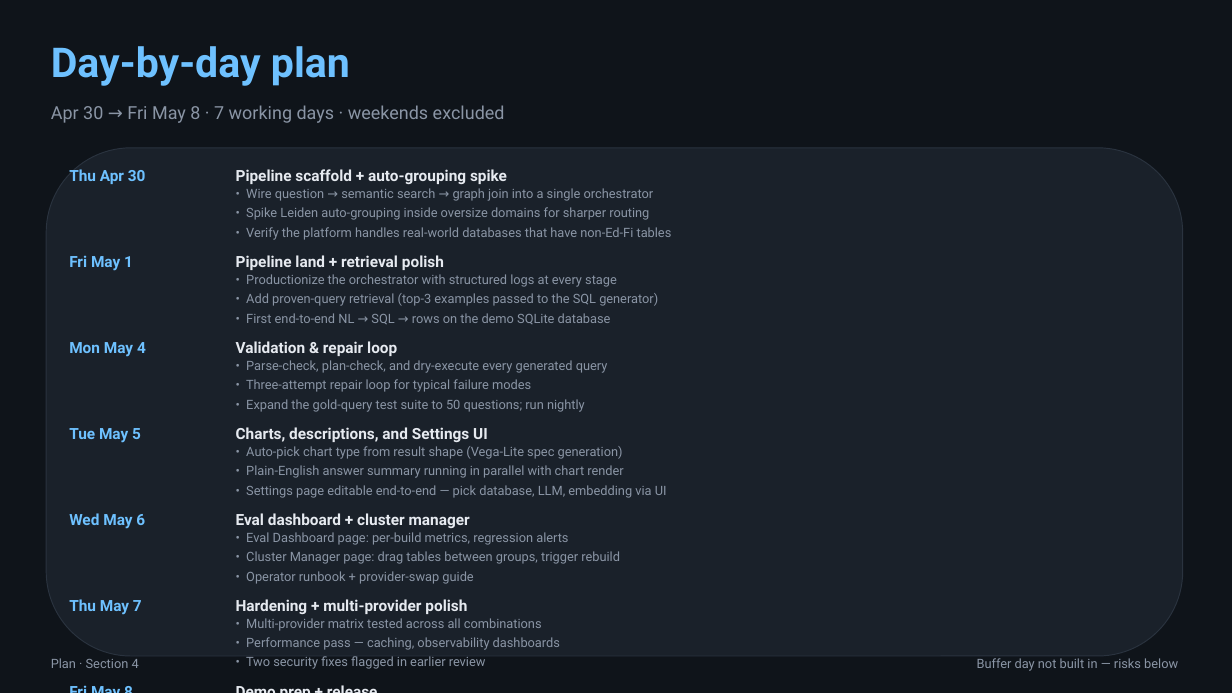
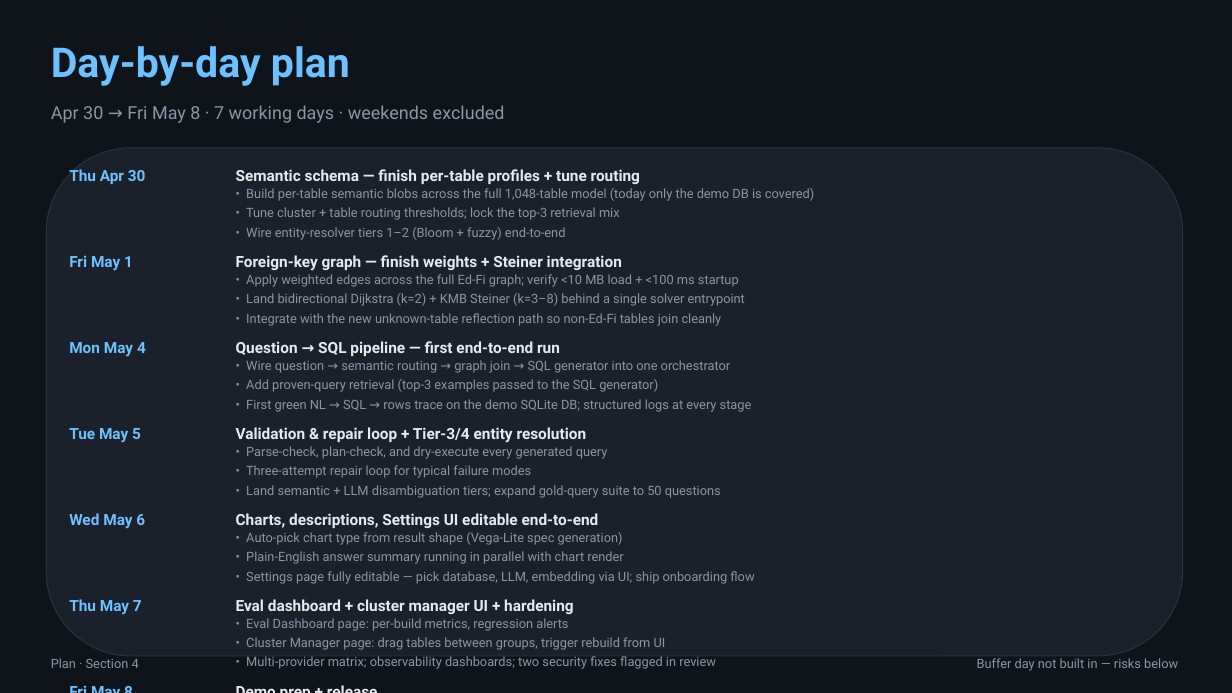
Before and after one commit to bharatmohanthakur/heavy_text2sql, a slide deck: slide 16 of docs/architecture_deck.pptx. Drawn at 1232x693 pixels with LibreOffice and Linux fonts; fonts in the diff are those of the drawing. Boxes give left, top, right and bottom in pixels: in the first picture for what was removed or moved away, otherwise in the second. Text is boxed around its words. In the diff, an @@ line names an element or a change of style, - is before the commit and + after.

```diff
--- a/docs/architecture_deck.pptx
+++ b/docs/architecture_deck.pptx
@@ text at <box>236,169,640,184</box>: text changed @@
-Pipeline scaffold + auto-grouping spike
+Semantic schema — finish per-table profiles + tune routing
@@ text at <box>246,188,814,201</box>: text changed @@
-• Wire question → semantic search → graph join into a single orchestrator
+• Build per-table semantic blobs across the full 1,048-table model (today only the demo DB is covered)
@@ text at <box>246,207,620,220</box>: text changed @@
-• Spike Leiden auto-grouping inside oversize domains for sharper routing
+• Tune cluster + table routing thresholds; lock the top-3 retrieval mix
@@ text at <box>246,227,566,240</box>: text changed @@
-• Verify the platform handles real-world databases that have non-Ed-Fi tables
+• Wire entity-resolver tiers 1–2 (Bloom + fuzzy) end-to-end
@@ text at <box>236,255,622,271</box>: text changed @@
-Pipeline land + retrieval polish
+Foreign-key graph — finish weights + Steiner integration
@@ text at <box>246,274,739,287</box>: text changed @@
-• Productionize the orchestrator with structured logs at every stage
+• Apply weighted edges across the full Ed-Fi graph; verify <10 MB load + <100 ms startup
@@ text added at <box>246,293,745,306</box>, 10 pt, text #8A95A5 @@
+• Land bidirectional Dijkstra (k=2) + KMB Steiner (k=3–8) behind a single solver entrypoint
@@ text at <box>246,313,722,326</box>: text changed @@
-• First end-to-end NL → SQL → rows on the demo SQLite database
+• Integrate with the new unknown-table reflection path so non-Ed-Fi tables join cleanly
@@ text at <box>236,341,560,356</box>: text changed @@
-Validation & repair loop
+Question → SQL pipeline — first end-to-end run
@@ text added at <box>246,360,731,373</box>, 10 pt, text #8A95A5 @@
+• Wire question → semantic routing → graph join → SQL generator into one orchestrator
@@ text at <box>246,399,752,412</box>: text changed @@
-• Expand the gold-query test suite to 50 questions; run nightly
+• First green NL → SQL → rows trace on the demo SQLite DB; structured logs at every stage
@@ text at <box>236,427,587,443</box>: text changed @@
-Charts, descriptions, and Settings UI
+Validation & repair loop + Tier-3/4 entity resolution
@@ text at <box>246,485,721,498</box>: text changed @@
-• Settings page editable end-to-end — pick database, LLM, embedding via UI
+• Land semantic + LLM disambiguation tiers; expand gold-query suite to 50 questions
@@ text at <box>236,513,599,528</box>: text changed @@
-Eval dashboard + cluster manager
+Charts, descriptions, Settings UI editable end-to-end
@@ text removed at <box>246,551,620,564</box> @@
-• Cluster Manager page: drag tables between groups, trigger rebuild
@@ text at <box>236,599,573,614</box>: text changed @@
-Hardening + multi-provider polish
+Eval dashboard + cluster manager UI + hardening
@@ text at <box>246,571,754,584</box>: text changed @@
-• Operator runbook + provider-swap guide
+• Settings page fully editable — pick database, LLM, embedding via UI; ship onboarding flow
@@ 6 texts: place and size @@
-6 texts at <box>246,293,658,545</box>
+6 texts at <box>246,379,658,631</box>
@@ text removed at <box>246,618,542,631</box> @@
-• Multi-provider matrix tested across all combinations
@@ text at <box>246,656,716,669</box>: text changed @@
-• Two security fixes flagged in earlier review
+• Multi-provider matrix; observability dashboards; two security fixes flagged in review
@@ text at <box>246,637,666,650</box>: text changed @@
-• Performance pass — caching, observability dashboards
+• Cluster Manager page: drag tables between groups, trigger rebuild from UI
```
Also in this commit, not shown: 1 other file.
